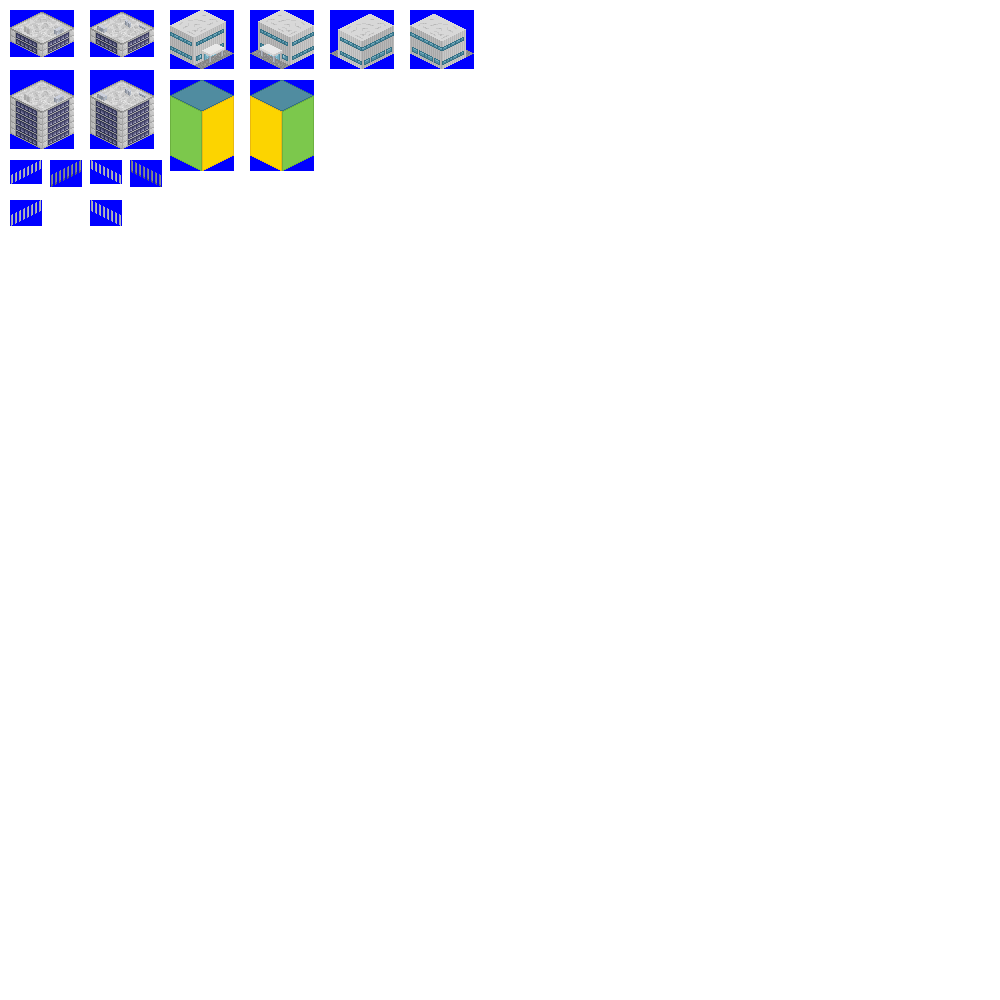
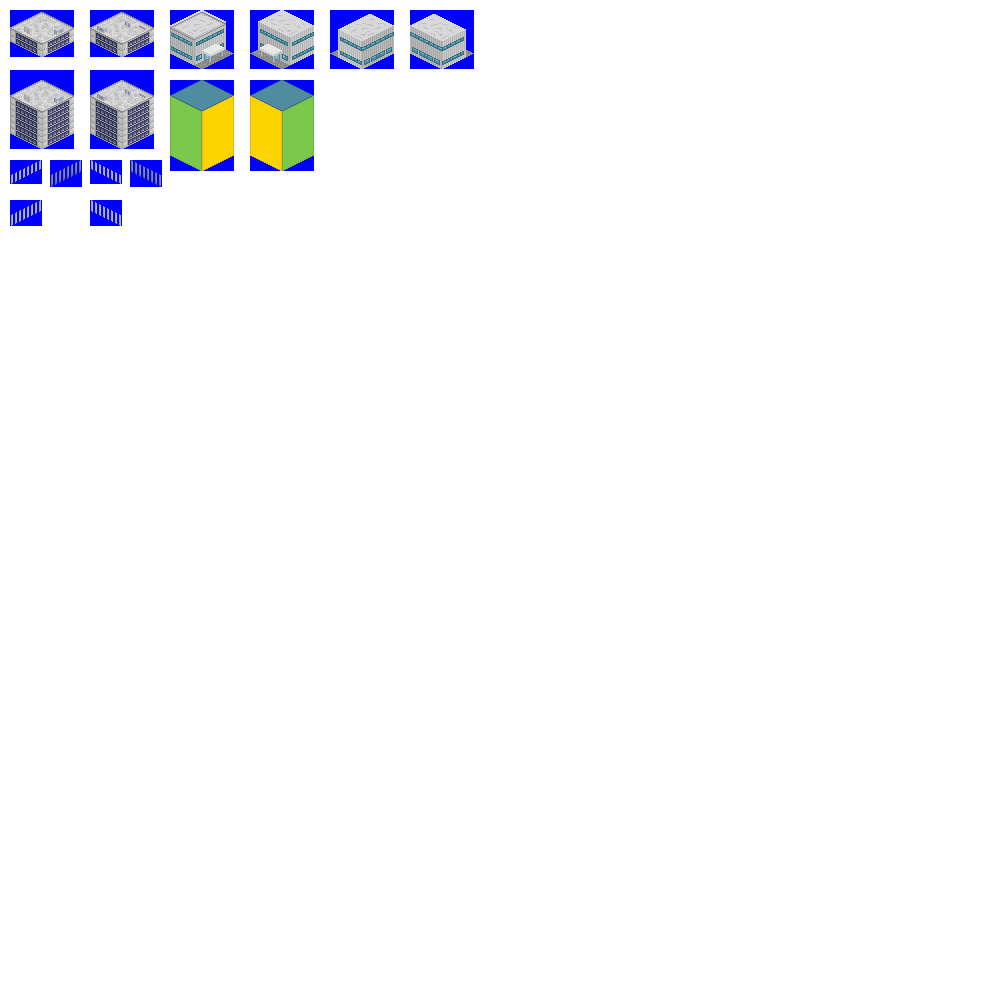
Layers edited between the first and the second 1000×1000 image:
painted on "new_graphic" over [170, 12, 226, 65]
